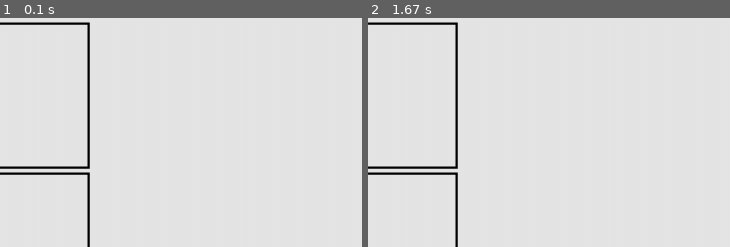
Above: before the commit, frames 1-2 (left to right).
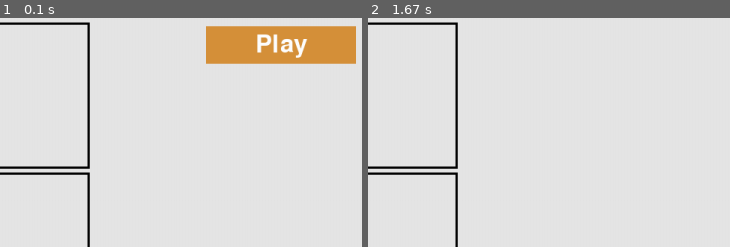
Above: after the commit, the same moments.

Repository: Chen-Carl/pygame-Tic-Tac-Toe
Game: pygame game, started from chess_main.py
Two runs of this game, one before a commit and one after it. Both use one fixed random seed, a clock stepped at 60 frames per second and the inputs below.
Inputs (mouse positions are % of the whole screen's width and height, from its top left):
- Up to frame 1 (0.1 s): no input
- Up to frame 2 (1.67 s): click (89, 6) at 0.38 s, where only the run after the commit has a clickable "Play"; click (58, 67) at 0.72 s; click (19, 39) at 1.05 s; click (25, 10) at 1.38 s
The pictures show only the part of the screen within x 50-100%, y 0-50%; the shares and areas given below are measured in that part.

The runs differ from the first frame. In frame 1, 6.7% of the frame differs, in the area x 56-99%, y 3-21%; in frame 2, nothing differs.

Commit message:
v1.2 - basic function repair some bugs: 1. add a play-button 2. add the code to process the draw game

Diff:
--- a/Game_stats.py
+++ b/Game_stats.py
@@ -4,7 +4,9 @@
         self.reset_stats()
 
     def reset_stats(self):
-        self.game_active = True
+        self.game_active = False
+        self.piece_choose = 0
         self.add_new_piece = False
         self.mouse_x = 0
         self.mouse_y = 0
+        self.boxes_status = [0, 0, 0, 0, 0, 0, 0, 0, 0]
--- /dev/null
+++ b/button.py
@@ -0,0 +1,25 @@
+import pygame.font
+class Button():
+    def __init__(self, ai_settings, screen, msg):
+        self.screen = screen
+        self.screen_rect = screen.get_rect()
+
+        self.width, self.height = 200, 50
+        self.button_color = (214, 145, 58)
+        self.text_color = (255, 255, 255)
+        self.font = pygame.font.SysFont(None, 48)
+
+        self.rect = pygame.Rect(0, 0, self.width, self.height)
+        self.rect.center = (900, 80)
+
+        self.prep_msg(msg)
+
+    def prep_msg(self, msg):
+        self.msg_image = self.font.render(msg, True, self.text_color,
+        self.button_color)
+        self.msg_image_rect = self.msg_image.get_rect()
+        self.msg_image_rect.center = self.rect.center
+
+    def draw_button(self):
+        self.screen.fill(self.button_color, self.rect)
+        self.screen.blit(self.msg_image, self.msg_image_rect)
--- a/chess_main.py
+++ b/chess_main.py
@@ -7,12 +7,14 @@
 from chessboard import Chessboard
 from piece import Piece
 from Game_stats import GameStats
+from button import Button
 
 
 def run_game():
     pygame.init()
     ai_settings = Settings()
     screen = pygame.display.set_mode((ai_settings.screen_width, ai_settings.screen_height))
+    play_button = Button(ai_settings, screen, "Play")
     pygame.display.set_caption("Tic-Tac-Toe")
 
     chessboard = Chessboard(screen)
@@ -22,11 +24,11 @@
     # event loop
     while True:
         # listening events from mouse and keyboard
-        gf.check_events(chessboard.screen, chessboard, pieces, ai_settings, stats)
+        gf.check_events(chessboard.screen, chessboard, pieces, ai_settings, stats, play_button)
         # visualize
         if stats.game_active:
             gf.update_pieces(pieces, screen, chessboard, stats, ai_settings)
-        gf.update_screen(ai_settings, screen, chessboard, pieces)
+        gf.update_screen(ai_settings, screen, chessboard, pieces, play_button, stats)
 
 
 run_game()
--- a/chessboard.py
+++ b/chessboard.py
@@ -15,7 +15,6 @@
         box8 = [450, 250, 195, 195]
         box9 = [450, 450, 195, 195]
         self.boxes = [box1, box2, box3, box4, box5, box6, box7, box8, box9]
-        self.boxes_status = [0, 0, 0, 0, 0, 0, 0, 0, 0]
 
     def blit_board(self):
         for i in range(0, 9):
--- a/game_functions.py
+++ b/game_functions.py
@@ -5,7 +5,7 @@
 from piece import Piece
 
 
-def check_events(screen, chessboard, pieces, ai_settings, stats):
+def check_events(screen, chessboard, pieces, ai_settings, stats, play_button):
     for event in pygame.event.get():
         if event.type == pygame.QUIT:
             sys.exit()
@@ -14,15 +14,21 @@
             mouse_x, mouse_y = pygame.mouse.get_pos()
             stats.mouse_x = mouse_x
             stats.mouse_y = mouse_y
+            check_play_button(stats, play_button, mouse_x, mouse_y, pieces)
 
-def update_screen(ai_settings, screen, chessboard, pieces):
+
+def update_screen(ai_settings, screen, chessboard, pieces, play_button, stats):
     screen.fill(ai_settings.bg_color)
     chessboard.blit_board()
     for piece in pieces.sprites():
         piece.blit_piece()
+    if not stats.game_active:
+        play_button.draw_button()
     pygame.display.flip()
 
-def new_piece(screen, chessboard, mouse_x, mouse_y, pieces, ai_settings, stats):
+
+def new_piece(screen, chessboard, mouse_x, mouse_y, pieces, ai_settings,
+              stats):
 
     if mouse_x > 50 and mouse_x < 50 + 195:
         i = 0
@@ -43,41 +49,78 @@
         j = -1
 
     index = i * 3 + j
-    if index >= 0 and chessboard.boxes_status[index] == 0:
+    if index >= 0 and stats.boxes_status[index] == 0:
         # get the position to place a new piece
         rect_x = chessboard.boxes[index][0] + 97
         rect_y = chessboard.boxes[index][1] + 192
 
-        piece = Piece(screen, rect_x, rect_y, ai_settings)
+        piece = Piece(screen, rect_x, rect_y, ai_settings, stats)
         pieces.add(piece)
-        if ai_settings.piece_choose == 1:
-            ai_settings.piece_choose = 0
-            chessboard.boxes_status[index] = 2
-        elif ai_settings.piece_choose == 0:
-            ai_settings.piece_choose = 1
-            chessboard.boxes_status[index] = 1
+        if stats.piece_choose == 1:
+            stats.piece_choose = 0
+            stats.boxes_status[index] = 2
+        elif stats.piece_choose == 0:
+            stats.piece_choose = 1
+            stats.boxes_status[index] = 1
         judge_winner(chessboard, stats, ai_settings)
 
-    elif i >= 0 and j >= 0 and chessboard.boxes_status[index] == 1:
+    elif i >= 0 and j >= 0 and stats.boxes_status[index] == 1:
         pass
     elif index < 0:
         pass
 
+
 def judge_winner(chessboard, stats, ai_settings):
-    win1 = chessboard.boxes_status[0] == chessboard.boxes_status[1] and chessboard.boxes_status[1] == chessboard.boxes_status[2] and chessboard.boxes_status[0] != 0
-    win2 = chessboard.boxes_status[3] == chessboard.boxes_status[4] and chessboard.boxes_status[4] == chessboard.boxes_status[5] and chessboard.boxes_status[3] != 0
-    win3 = chessboard.boxes_status[6] == chessboard.boxes_status[7] and chessboard.boxes_status[7] == chessboard.boxes_status[8] and chessboard.boxes_status[6] != 0
-    win4 = chessboard.boxes_status[0] == chessboard.boxes_status[3] and chessboard.boxes_status[3] == chessboard.boxes_status[6] and chessboard.boxes_status[0] != 0
-    win5 = chessboard.boxes_status[1] == chessboard.boxes_status[4] and chessboard.boxes_status[4] == chessboard.boxes_status[7] and chessboard.boxes_status[1] != 0
-    win6 = chessboard.boxes_status[2] == chessboard.boxes_status[5] and chessboard.boxes_status[5] == chessboard.boxes_status[8] and chessboard.boxes_status[2] != 0
-    win7 = chessboard.boxes_status[0] == chessboard.boxes_status[4] and chessboard.boxes_status[4] == chessboard.boxes_status[8] and chessboard.boxes_status[0] != 0
-    win8 = chessboard.boxes_status[2] == chessboard.boxes_status[4] and chessboard.boxes_status[4] == chessboard.boxes_status[6] and chessboard.boxes_status[2] != 0
+    win1 = stats.boxes_status[0] == stats.boxes_status[
+        1] and stats.boxes_status[1] == stats.boxes_status[
+            2] and stats.boxes_status[0] != 0
+    win2 = stats.boxes_status[3] == stats.boxes_status[
+        4] and stats.boxes_status[4] == stats.boxes_status[
+            5] and stats.boxes_status[3] != 0
+    win3 = stats.boxes_status[6] == stats.boxes_status[
+        7] and stats.boxes_status[7] == stats.boxes_status[
+            8] and stats.boxes_status[6] != 0
+    win4 = stats.boxes_status[0] == stats.boxes_status[
+        3] and stats.boxes_status[3] == stats.boxes_status[
+            6] and stats.boxes_status[0] != 0
+    win5 = stats.boxes_status[1] == stats.boxes_status[
+        4] and stats.boxes_status[4] == stats.boxes_status[
+            7] and stats.boxes_status[1] != 0
+    win6 = stats.boxes_status[2] == stats.boxes_status[
+        5] and stats.boxes_status[5] == stats.boxes_status[
+            8] and stats.boxes_status[2] != 0
+    win7 = stats.boxes_status[0] == stats.boxes_status[
+        4] and stats.boxes_status[4] == stats.boxes_status[
+            8] and stats.boxes_status[0] != 0
+    win8 = stats.boxes_status[2] == stats.boxes_status[
+        4] and stats.boxes_status[4] == stats.boxes_status[
+            6] and stats.boxes_status[2] != 0
     win = [win1, win2, win3, win4, win5, win6, win7, win8]
     for i in range(8):
         if win[i]:
-            print("Winner: ", ai_settings.piece_choose)
+            print("Winner: ", stats.piece_choose)
             stats.game_active = False
+            break
+    no_wins = True
+    for i in range(9):
+        if stats.boxes_status[i] == 0:
+            no_wins = False
+            break
+    if no_wins:
+        print("Draw!")
+        stats.game_active = False
+
 
 def update_pieces(pieces, screen, chessboard, stats, ai_settings):
     if stats.add_new_piece:
-        new_piece(screen, chessboard, stats.mouse_x, stats.mouse_y, pieces, ai_settings, stats)
+        new_piece(screen, chessboard, stats.mouse_x, stats.mouse_y, pieces,
+                  ai_settings, stats)
+
+
+def check_play_button(stats, play_button, mouse_x, mouse_y, pieces):
+    button_clicked = play_button.rect.collidepoint(mouse_x, mouse_y)
+    if button_clicked and not stats.game_active:
+        stats.reset_stats()
+        pieces.empty()
+
+        stats.game_active = True
--- a/piece.py
+++ b/piece.py
@@ -2,12 +2,12 @@
 from pygame.sprite import Sprite
 
 class Piece(Sprite):
-    def __init__(self, screen, rect_x, rect_y, ai_settings):
+    def __init__(self, screen, rect_x, rect_y, ai_settings, stats):
         super().__init__()
         self.screen = screen
-        if ai_settings.piece_choose == 0:
+        if stats.piece_choose == 0:
             self.image = pygame.image.load("images/circle.png")
-        elif ai_settings.piece_choose == 1:
+        elif stats.piece_choose == 1:
             self.image = pygame.image.load("images/cross.png")
         self.rect = self.image.get_rect()
         self.rect.centerx = rect_x
--- a/settings.py
+++ b/settings.py
@@ -3,4 +3,3 @@
         self.screen_width = 1200
         self.screen_height = 800
         self.bg_color = (230, 230, 230)
-        self.piece_choose = 0
